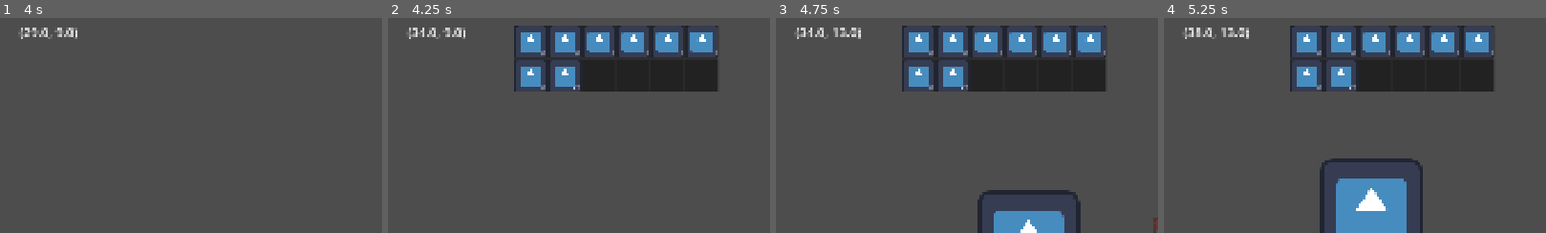
Above: before the commit, frames 1-4 (left to right).
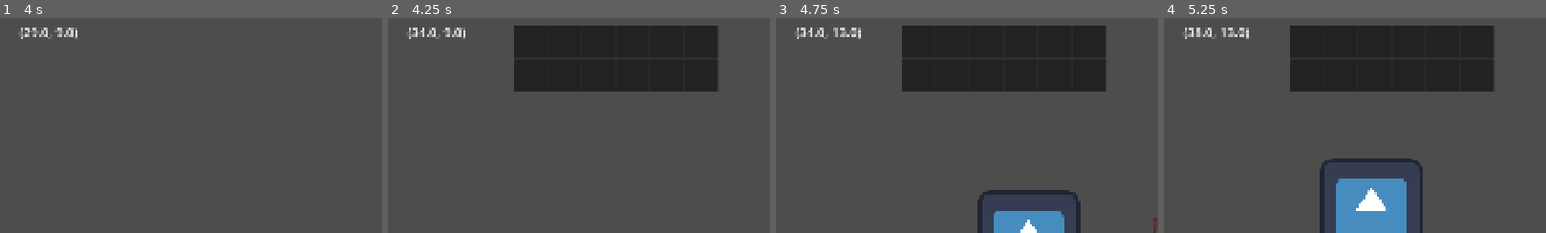
Above: after the commit, the same moments.

Repository: Spino77/godot-DAM
Game: Godot game, scene res://escenas/main.tscn
The game is run twice, just before and just after one commit, with the same random seed, the same clock (stepped at 60 frames per second) and the same inputs. The engine's default icon, where the game draws it, is replaced by a stand-in: a white triangle on a blue panel in a dark square.
Inputs (mouse positions are % of the whole screen's width and height, from its top left):
- Up to frame 1 (4 s): tap Enter at 0.5 s; move the mouse to (72, 45) at 0.52 s; hold D (mov_derecha) 0.53-1.25 s; click (72, 45) at 0.6 s; tap Space (saltar) at 0.77, 3.5, 3.77 s; drag from (30, 55) to (73, 45) at 1.27 s; move the mouse to (60, 28) at 2.02 s; hold A (mov_izquierda) 2.03-2.75 s; hold Shift 2.03-2.75 s; drag from (45, 70) to (20, 35) at 2.77 s; move the mouse to (80, 65) at 3.52 s; hold D (mov_derecha) from 3.53 s (still down); tap 1 at 3.6 s
- Up to frame 2 (4.25 s): keep holding D (mov_derecha); tap Tab (inventory) at 4.15 s
- Up to frame 3 (4.75 s): release D (mov_derecha) at 4.25 s; drag from (20, 35) to (38, 56) at 4.27 s
- Up to frame 4 (5.25 s): move the mouse to (55, 50) at 5.02 s; hold D (mov_derecha) from 5.03 s (still down); tap Enter at 5.1 s; click (55, 50) at 5.17 s
The pictures show only the part of the screen within x 0-50%, y 2-52%; the shares and areas given below are measured in that part.

Frame 1 is identical in both runs. In frame 2, 9.0% of the frame differs, in the area x 33-87%, y 3-35%; in frame 3, 9.0%; in frame 4, 9.0%.

Commit message:
new items
added some new items for testing (they will be replaced evetually)

Diff:
--- a/escenas/chest_inventory.gd
+++ b/escenas/chest_inventory.gd
@@ -1,14 +1,23 @@
 extends VBoxContainer
 
-@export var health_potion: SwiftItemData = preload("res://items/health_potion.tres")
+#@export var health_potion: SwiftItemData = preload("res://items/health_potion.tres")
+@export var axe: SwiftItemData = preload("res://items/axe.tres")
+@export var longsword: SwiftItemData = preload("res://items/longsword.tres")
+@export var shortsword: SwiftItemData = preload("res://items/short_sword.tres")
+@export var mace: SwiftItemData = preload("res://items/mace.tres")
+
 @onready var chest_grid: SwiftGrid = $PanelContainer/MarginContainer/SwiftGrid
 
 
 func _ready() -> void:
 	var item_list = []
-	item_list.append(health_potion)
-	var item_num = 1 #here use a random when using more than 1 item
-	var item_stack = randi_range(1,10)
+	#item_list.append(health_potion)
+	item_list.append(axe)
+	item_list.append(longsword)
+	item_list.append(shortsword)
+	item_list.append(mace)
+	var item_num = randi_range(1,4) #here use a random when using more than 1 item
+	var item_stack = randi_range(1,1)
 	var chest_grid := chest_grid.swift_inventory
 	chest_grid.try_add(item_list[item_num - 1], item_stack)
 	chest_grid.try_move(0, randi_range(0,8), item_stack)
--- /dev/null
+++ b/items/axe.tres
@@ -0,0 +1,12 @@
+[gd_resource type="Resource" script_class="SwiftItemData" format=3 uid="uid://dyemwii3ctoef"]
+
+[ext_resource type="Script" uid="uid://cq5053m8y7vf1" path="res://addons/Swift_Inventory/Classes/SwiftItemData.gd" id="1_rui4e"]
+[ext_resource type="Texture2D" uid="uid://0xqgms00cljj" path="res://sprites/axe.png" id="1_vijfb"]
+
+[resource]
+script = ExtResource("1_rui4e")
+id = &"axe"
+display_name = "Axe"
+description = "An axe"
+icon = ExtResource("1_vijfb")
+metadata/_custom_type_script = "uid://cq5053m8y7vf1"
--- /dev/null
+++ b/items/longsword.tres
@@ -0,0 +1,12 @@
+[gd_resource type="Resource" script_class="SwiftItemData" format=3 uid="uid://dko38x8pj30g1"]
+
+[ext_resource type="Script" uid="uid://cq5053m8y7vf1" path="res://addons/Swift_Inventory/Classes/SwiftItemData.gd" id="1_ghgdk"]
+[ext_resource type="Texture2D" uid="uid://bdlj5oewpjlu4" path="res://sprites/longsword.png" id="1_jsohj"]
+
+[resource]
+script = ExtResource("1_ghgdk")
+id = &"longsword"
+display_name = "Longsword"
+description = "A sharp longsword"
+icon = ExtResource("1_jsohj")
+metadata/_custom_type_script = "uid://cq5053m8y7vf1"
--- /dev/null
+++ b/items/mace.tres
@@ -0,0 +1,12 @@
+[gd_resource type="Resource" script_class="SwiftItemData" format=3 uid="uid://bok546b6dvgmp"]
+
+[ext_resource type="Texture2D" uid="uid://dcx44wognq0h3" path="res://sprites/mace.png" id="1_ccm6u"]
+[ext_resource type="Script" uid="uid://cq5053m8y7vf1" path="res://addons/Swift_Inventory/Classes/SwiftItemData.gd" id="1_kij4r"]
+
+[resource]
+script = ExtResource("1_kij4r")
+id = &"mace"
+display_name = "Mace"
+description = "A blunt mace"
+icon = ExtResource("1_ccm6u")
+metadata/_custom_type_script = "uid://cq5053m8y7vf1"
--- /dev/null
+++ b/items/short_sword.tres
@@ -0,0 +1,12 @@
+[gd_resource type="Resource" script_class="SwiftItemData" format=3 uid="uid://bcy5irgi7ou60"]
+
+[ext_resource type="Script" uid="uid://cq5053m8y7vf1" path="res://addons/Swift_Inventory/Classes/SwiftItemData.gd" id="1_a0k7m"]
+[ext_resource type="Texture2D" uid="uid://y12846gdupml" path="res://sprites/short_sword.png" id="1_nvkua"]
+
+[resource]
+script = ExtResource("1_a0k7m")
+id = &"shortsword"
+display_name = "Shortsword"
+description = "A short sword"
+icon = ExtResource("1_nvkua")
+metadata/_custom_type_script = "uid://cq5053m8y7vf1"
--- a/scripts/inventory_test.gd
+++ b/scripts/inventory_test.gd
@@ -6,4 +6,4 @@
 
 func _ready() -> void:
 	var player_grid := player_grid.swift_inventory
-	player_grid.try_add(health_potion, 252)
+	#player_grid.try_add(health_potion, 252)
Binary file added: sprites/axe.ase
Binary file added: sprites/axe.png
Not shown, added: sprites/axe.png.import
Binary file added: sprites/longsword.png
Not shown, added: sprites/longsword.png.import
Binary file added: sprites/mace.ase
Binary file added: sprites/mace.png
Not shown, added: sprites/mace.png.import
Binary file added: sprites/short_sword.ase
Binary file added: sprites/short_sword.png
Not shown, added: sprites/short_sword.png.import
Binary file added: sprites/sword.ase
